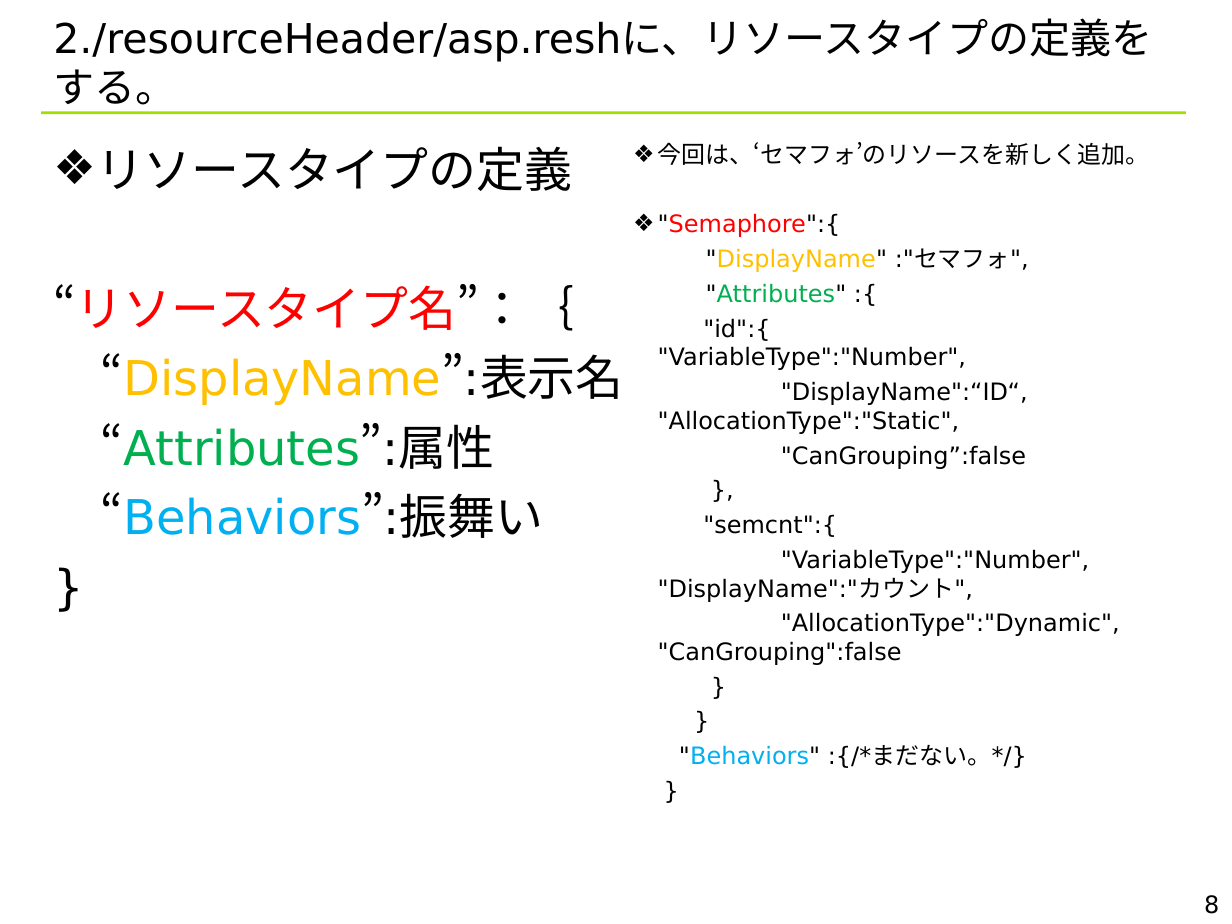
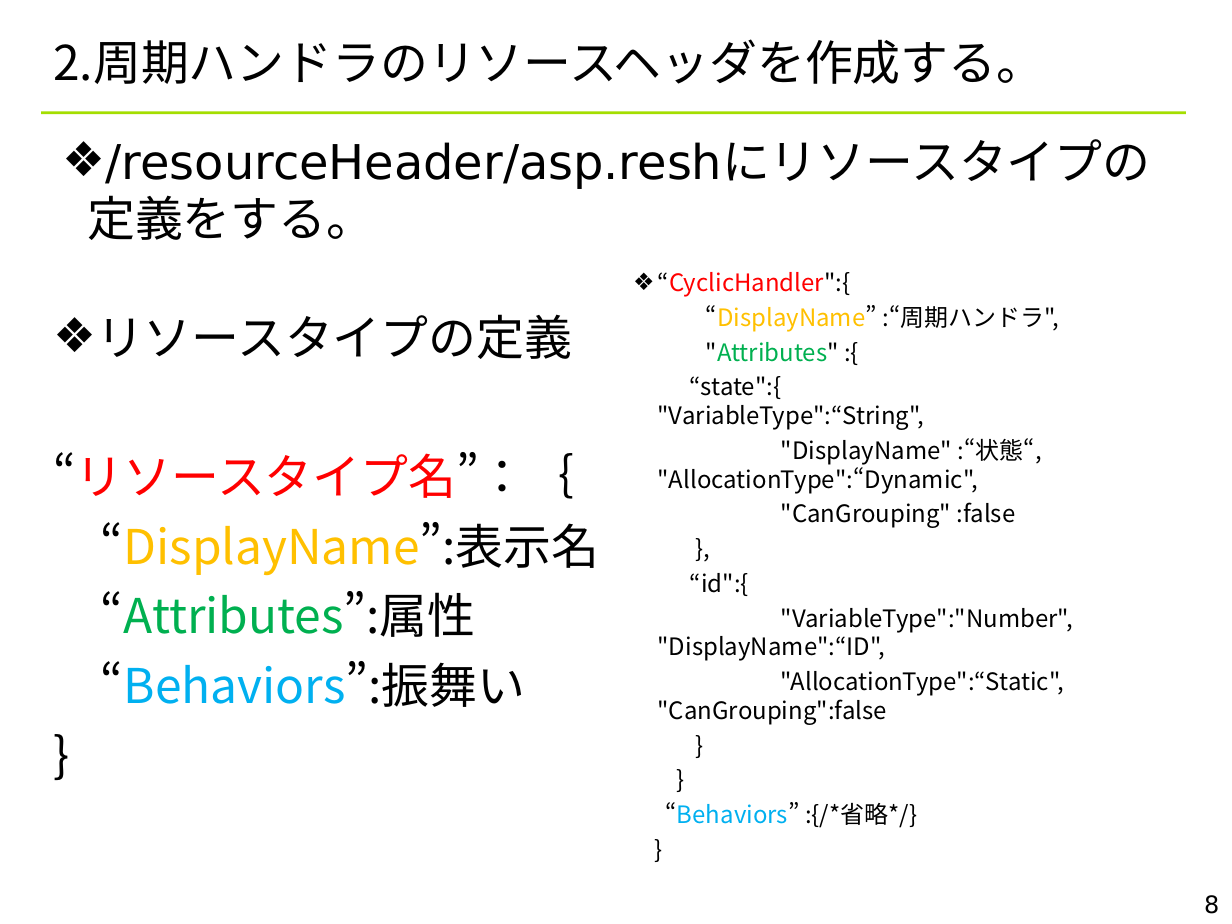
Before and after one commit to YixiaoLi/tlv4mc, a slide deck: slide 8 of doc/TLV_convert_rules.ppt. Drawn at 1232x924 pixels with LibreOffice and Linux fonts; fonts in the diff are those of the drawing; background and template pictures are left out. Boxes give left, top, right and bottom in pixels: in the first picture for what was removed or moved away, otherwise in the second. Text is boxed around its words. In the diff, an @@ line names an element or a change of style, - is before the commit and + after.

Commit message:
マニュアル修正 サンプルプログラム修正 リソースヘッダ修正

```diff
--- a/doc/TLV_convert_rules.ppt
+++ b/doc/TLV_convert_rules.ppt
@@ title at (53, 39, 1044, 84): text changed; size 24 to 28 pt; font DejaVu Sans to Noto Sans CJK JP @@
-2./resourceHeader/asp.reshに、リソースタイプの定義をする。
+2.周期ハンドラのリソースヘッダを作成する。
@@ text added at (63, 139, 1151, 240), 28 pt, text #000000 @@
+❖ /resourceHeader/asp.reshにリソースタイプの定義をする。
@@ text "“CyclicHandler":{": place and size @@
-text "“CyclicHandler":{" at (658, 142, 1150, 768)
+text "“CyclicHandler":{" at (658, 272, 1073, 828)
@@ text at (658, 272, 1059, 332): text changed; font DejaVu Sans to Noto Sans CJK JP @@
-❖ 今回は、‘セマフォ’のリソースを新しく追加。
-❖ "Semaphore":{
-"DisplayName" :"セマフォ",
+❖ “CyclicHandler":{
+“DisplayName” :“周期ハンドラ",
@@ text "リソースタイプの定義": place and size @@
-text "リソースタイプの定義" at (53, 146, 624, 538)
+text "リソースタイプの定義" at (53, 314, 599, 707)
@@ text "リソースタイプの定義" at (53, 314, 599, 707): font DejaVu Sans to Noto Sans CJK JP @@
@@ text at (706, 342, 839, 362): font DejaVu Sans to Noto Sans CJK JP in ""Attributes" :{", "},", "}", "}" and 1 more places @@
@@ text at (658, 376, 1041, 528): text changed; font DejaVu Sans to Noto Sans CJK JP @@
-"id":{ "VariableType":"Number",
-"DisplayName":“ID“, "AllocationType":"Static",
-"CanGrouping”:false
+“state":{ "VariableType":“String",
+"DisplayName" :“状態“, "AllocationType":“Dynamic",
+"CanGrouping" :false
@@ text at (658, 573, 1073, 725): text changed; font DejaVu Sans to Noto Sans CJK JP @@
-"semcnt":{
-"VariableType":"Number", "DisplayName":"カウント",
-"AllocationType":"Dynamic", "CanGrouping":false
+“id":{
+"VariableType":"Number", "DisplayName":“ID",
+"AllocationType":“Static", "CanGrouping":false
@@ text at (666, 802, 917, 828): text changed; font DejaVu Sans to Noto Sans CJK JP @@
-"Behaviors" :{/*まだない。*/}
+“Behaviors” :{/*省略*/}
```
Also in this commit, not shown: 12 other slides changed, 8 other files.
